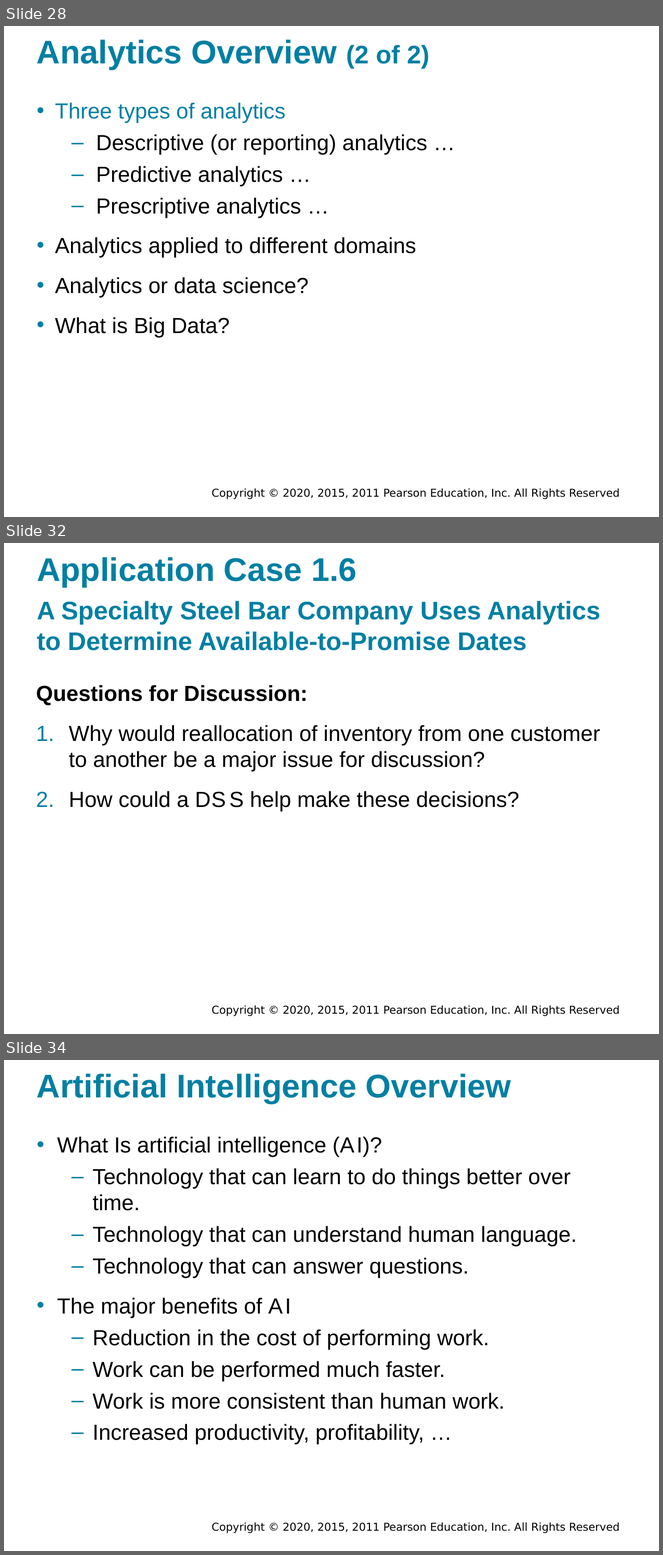
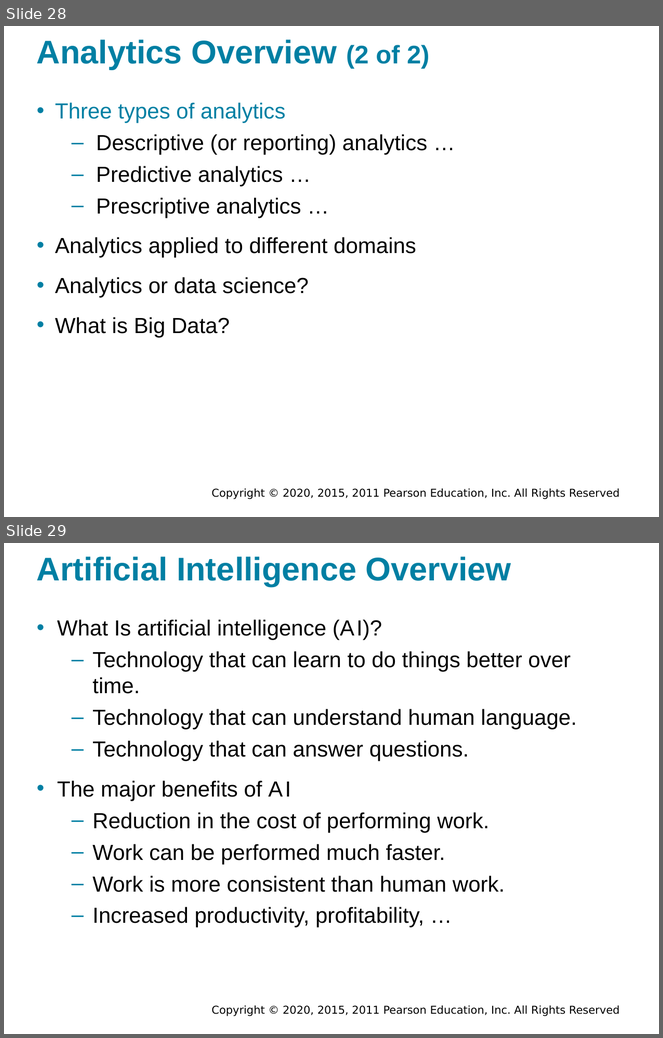
Before and after one commit to walkman617/DS2021, a slide deck: Slides/Sharda_11e_full_accessible_ppt_01.pptx. Shown one above the other, each under a label of ours: slides 28, 32 and 34 before the commit, slides 28 and 29 after it; the slides between them are not shown. The pictures are 663x1555 and 663x1038 pixels, drawn with LibreOffice and Linux fonts; fonts in the diff are those of the drawing; background and template pictures are left out. Boxes give left, top, right and bottom in pixels: in the first picture for what was removed or moved away, otherwise in the second. Text is boxed around its words. In the diff, an @@ line names an element or a change of style, - is before the commit and + after.

```diff
--- a/Slides/Sharda_11e_full_accessible_ppt_01.pptx
+++ b/Slides/Sharda_11e_full_accessible_ppt_01.pptx
@@ slide 32 removed at (4,543,659,1034), background #FFFFFF; not listed: 1 template element that a slide beside it also shows @@
@@ title removed at (37,557,357,587) @@
-Application Case 1.6
@@ text removed at (37,601,601,651) @@
-A Specialty Steel Bar Company Uses Analytics to Determine Available-to-Promise Dates
@@ text removed at (36,685,600,811) @@
-Questions for Discussion:
-1. Why would reallocation of inventory from one customer to another be a major issue for discussion?
-2. How could a D S S help make these decisions?
@@ what was slide 34 is now slide 29 @@
```
Also in this commit, not shown: 5 other slides removed.
